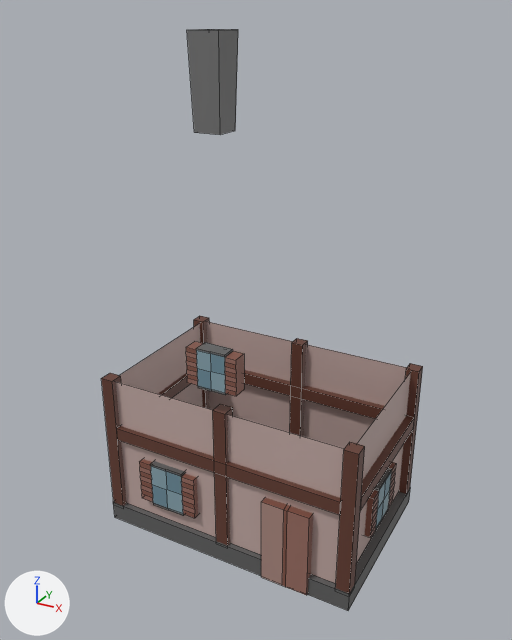
The Blender file assets/models/buildings/house_2.blend as it was, and as the next commit left it.
The view is the same before and after, from a camera (50 mm lens) standing at (8.36, -15.71, 14.19) and looking at (-0.13, -0.29, 6.48). The axes (+X, +Y, +Z) are drawn at lower left. The lights are the same throughout. The picture after the commit comes second. Mesh edges are drawn as thin lines.

Names of what the first picture shows: 'chimney_nocol', 'door_nocol', 'main', 'window1_nocol', 'window4_nocol', 'wood10_nocol', 'wood1_nocol', 'wood2_nocol', 'wood3_nocol', 'wood5_nocol', 'wood6_nocol', 'wood9_nocol' and 4 more.
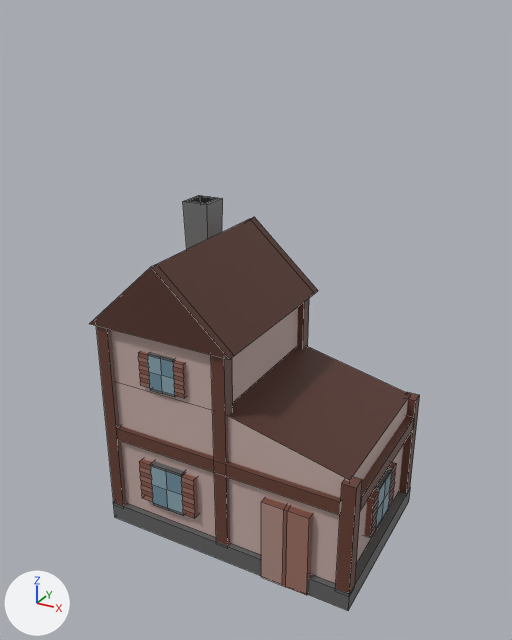
The change, as a diff of the scene's bpy script:
```diff
--- a/assets/models/buildings/house_2.blend.py
+++ b/assets/models/buildings/house_2.blend.py
@@ me_plane_010 @@
 # used by ob_main; location = (0.0, 0.0, 0.0); scale = (3.81, 2.52, 2.52)
-me_plane_010.from_pydata(...)  # 16 vertices, 13 faces; spans x -1.0..1.0, y -1.0..1.0, z 0.0..1.87
+me_plane_010.from_pydata(...)  # 34 vertices, 32 faces; spans x -1.04..1.0, y -1.03..1.04, z 0.0..3.35
+# me_plane_010 part 1: 2 vertices moved from x 0.94, y -0.94..0.94, z 1.87 to x 0.94, y -0.94..0.94, z 1.54; 18 vertices added at x -1.04..0.11, y -1.03..1.04, z 1.87..3.35
 me_plane_010.materials.append(mat_material)
@@ me_cube_004 @@
 # used by ob_wood2_nocol; location = (3.62, 2.32, 0.65); scale = (0.189, 0.189, 0.189)
-me_cube_004.from_pydata(...)  # 8 vertices, 6 faces; spans x -1.0..1.0, y -1.0..1.0, z -1.0..21.9
+me_cube_004.from_pydata(...)  # 8 vertices, 6 faces; spans x -1.0..1.0, y -1.0..1.0, z -1.0..16.9
+# me_cube_004 part 2: the whole mesh is scaled about its middle by (1, 1, 0.782), then moved by (0.0, 0.0, -2.5)
 me_cube_004.materials.append(mat_material)
@@ me_cube_005 @@
 # used by ob_wood3_nocol; location = (-3.62, -2.32, 0.65); scale = (0.189, 0.189, 0.189)
-me_cube_005.from_pydata(...)  # 8 vertices, 6 faces; spans x -1.0..1.0, y -1.0..1.0, z -1.0..21.9
+me_cube_005.from_pydata(...)  # 8 vertices, 6 faces; spans x -1.0..1.0, y -1.0..1.0, z -1.0..30.9
+# me_cube_005 part 3: the whole mesh is scaled about its middle by (1, 1, 1.39), then moved by (0.0, 0.0, 4.5)
 me_cube_005.materials.append(mat_material)
@@ me_cube_013 @@
 # used by ob_wood9_nocol; location = (0.0, 2.29, 0.65); scale = (0.189, 0.189, 0.189)
-me_cube_013.from_pydata(...)  # 8 vertices, 6 faces; spans x -1.0..1.0, y -1.0..1.0, z -1.0..21.9
+me_cube_013.from_pydata(...)  # 8 vertices, 6 faces; spans x -1.0..1.0, y -1.0..1.0, z -1.0..30.8
+# me_cube_013 part 4: the whole mesh is scaled about its middle by (1, 1, 1.39), then moved by (0.0, 0.0, 4.5)
 me_cube_013.materials.append(mat_material)
@@ ob_chimney_nocol @@
 ob_chimney_nocol = bpy.data.objects.new('chimney_nocol', me_cube_012)
-ob_chimney_nocol.location = (-2.63, 1.85, 6.6)
-ob_chimney_nocol.scale = (0.423, 0.423, 0.423)
+ob_chimney_nocol.location = (-3.12, 1.85, 2.86)
+ob_chimney_nocol.scale = (0.365, 0.365, 0.365)
@@ ob_window4_nocol @@
 ob_window4_nocol = bpy.data.objects.new('window4_nocol', me_cube_018)
-ob_window4_nocol.location = (0.0, -2.59, 6.09)
+ob_window4_nocol.location = (-1.76, -2.28, 5.39)
 ob_window4_nocol.scale = (0.401, 0.196, 0.49)
```

Location of each change, (x1, y1, x2, y2) in pixels of the pictures (512 x 640 px):
'main', reshaped (8% wider, 36% taller)
    before: (113, 322, 411, 611)
    after: (89, 217, 410, 611)
'chimney_nocol', moved, rescaled
    before: (187, 29, 238, 135)
    after: (183, 195, 223, 249)
'window4_nocol', moved
    before: (186, 342, 244, 396)
    after: (138, 351, 187, 398)
'wood3_nocol', moved, rescaled (19% wider, 35% taller)
    before: (101, 373, 127, 506)
    after: (96, 326, 127, 506)
'wood9_nocol', moved, rescaled
    before: (290, 338, 308, 436)
    after: (297, 298, 309, 349)
'wood2_nocol', moved, rescaled (12% narrower, 22% shorter)
    before: (399, 363, 423, 494)
    after: (399, 392, 420, 494)
part 1 of me_plane_010, built on
    before: (116, 322, 411, 519)
    after: (89, 217, 410, 519)
'wood5_nocol', unchanged, covered by the edit
    before: (244, 370, 385, 419)
